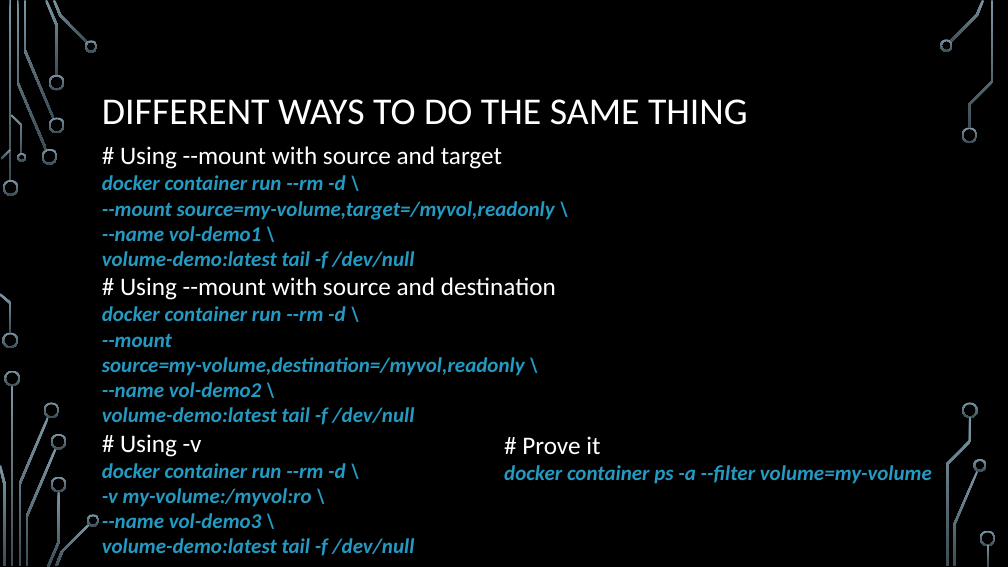
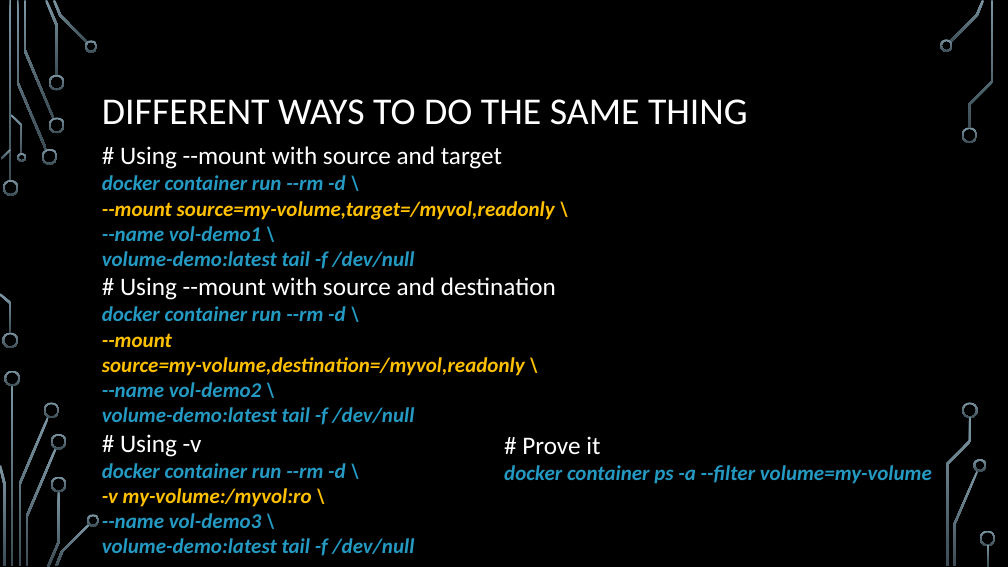
Before and after one commit to EarlWaud/LiveDockerTraining, a slide deck: slide 25 of Chapter 04 - Docker Volumes.pptx. Drawn at 1008x567 pixels with LibreOffice and Linux fonts; fonts in the diff are those of the drawing; background and template pictures are left out. Boxes give left, top, right and bottom in pixels: in the first picture for what was removed or moved away, otherwise in the second. Text is boxed around its words. In the diff, an @@ line names an element or a change of style, - is before the commit and + after.

```diff
--- a/Chapter 04 - Docker Volumes.pptx
+++ b/Chapter 04 - Docker Volumes.pptx
@@ text at <box>102,201,555,507</box>: text colour #249AC2 to #FFC000 in "--mount source=my-volume,target=/myvol,readonly \", "--mount source=my-volume,destination=/myvol,readonly \", "-v my-volume:/myvol:ro \" @@
```
Also in this commit, not shown: 1 other slide changed.
